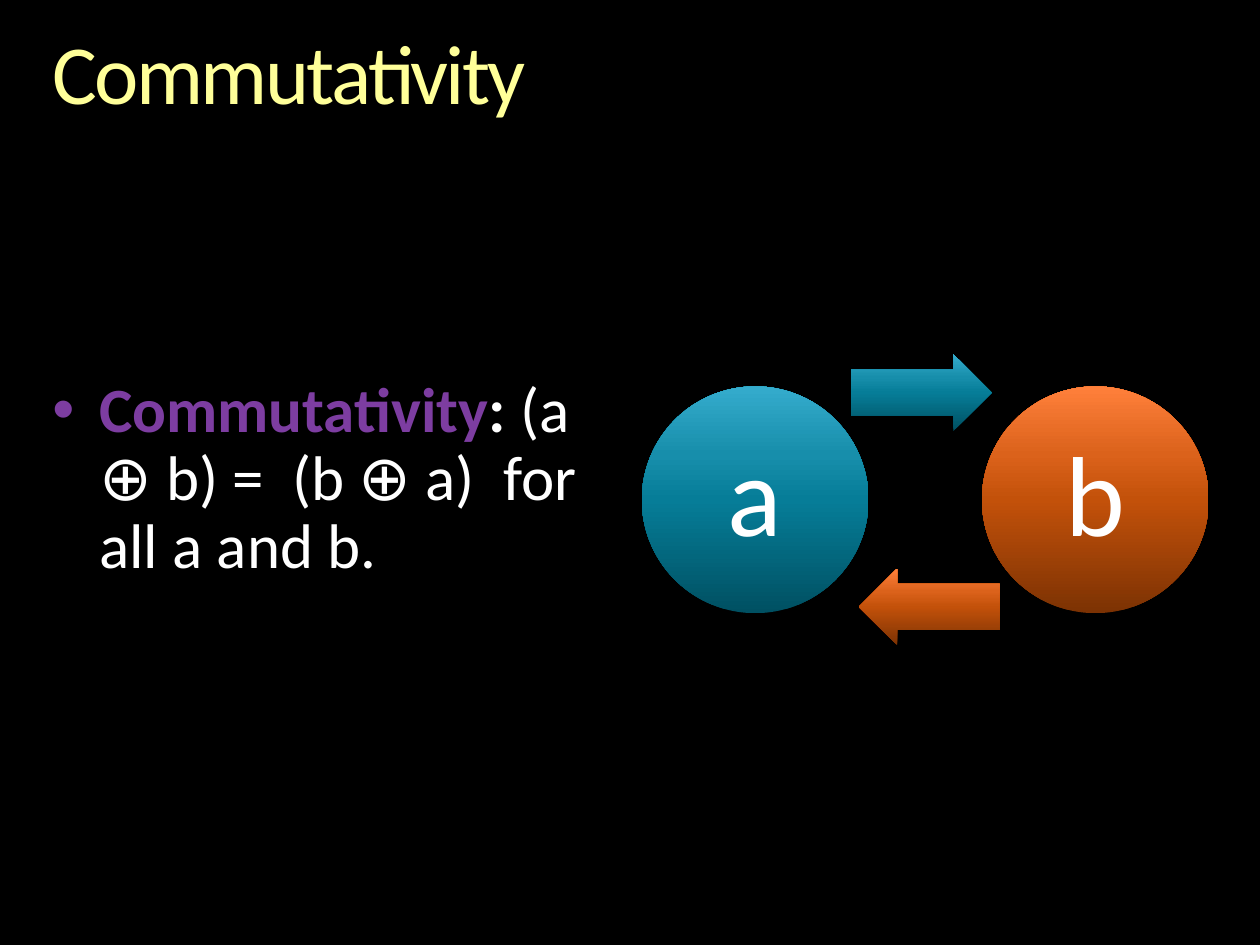
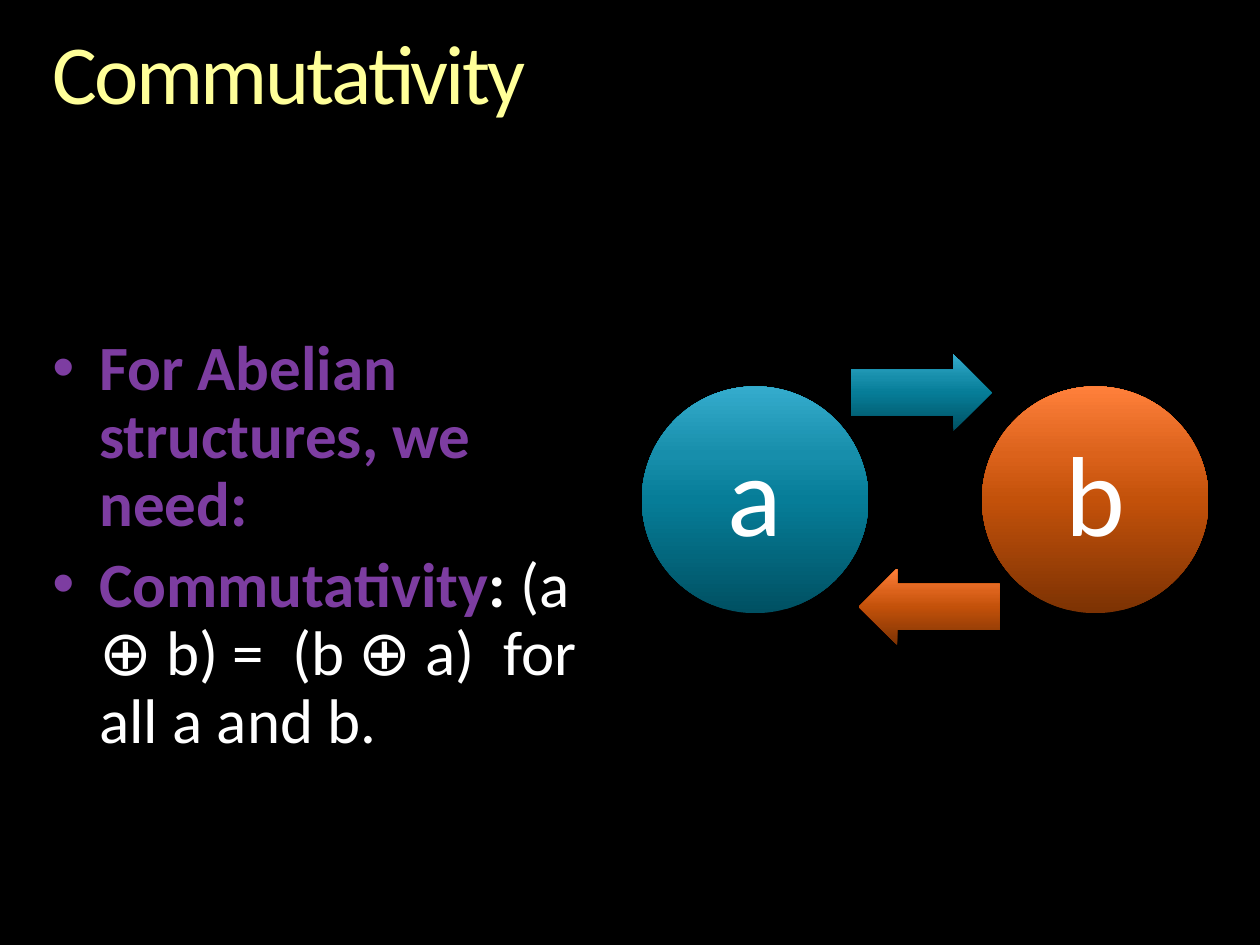
Before and after one commit to gcallah/indras_net, a slide deck: slide 22 of docs/ABMsAsAlgebraic.pptx (slide 20 before the commit). Drawn at 1260x945 pixels with LibreOffice and Linux fonts; fonts in the diff are those of the drawing; background and template pictures are left out. Boxes give left, top, right and bottom in pixels: in the first picture for what was removed or moved away, otherwise in the second. Text is boxed around its words. In the diff, an @@ line names an element or a change of style, - is before the commit and + after.

```diff
--- a/docs/ABMsAsAlgebraic.pptx
+++ b/docs/ABMsAsAlgebraic.pptx
@@ text "For Abelian structures, we need:": place and size @@
-text "For Abelian structures, we need:" at [99,386,576,569]
+text "For Abelian structures, we need:" at [99,346,576,744]
@@ text at [99,346,470,527]: paragraph added @@
+• For Abelian structures, we need:
```
Also in this commit, not shown: 5 other slides changed, 2 slides added.
